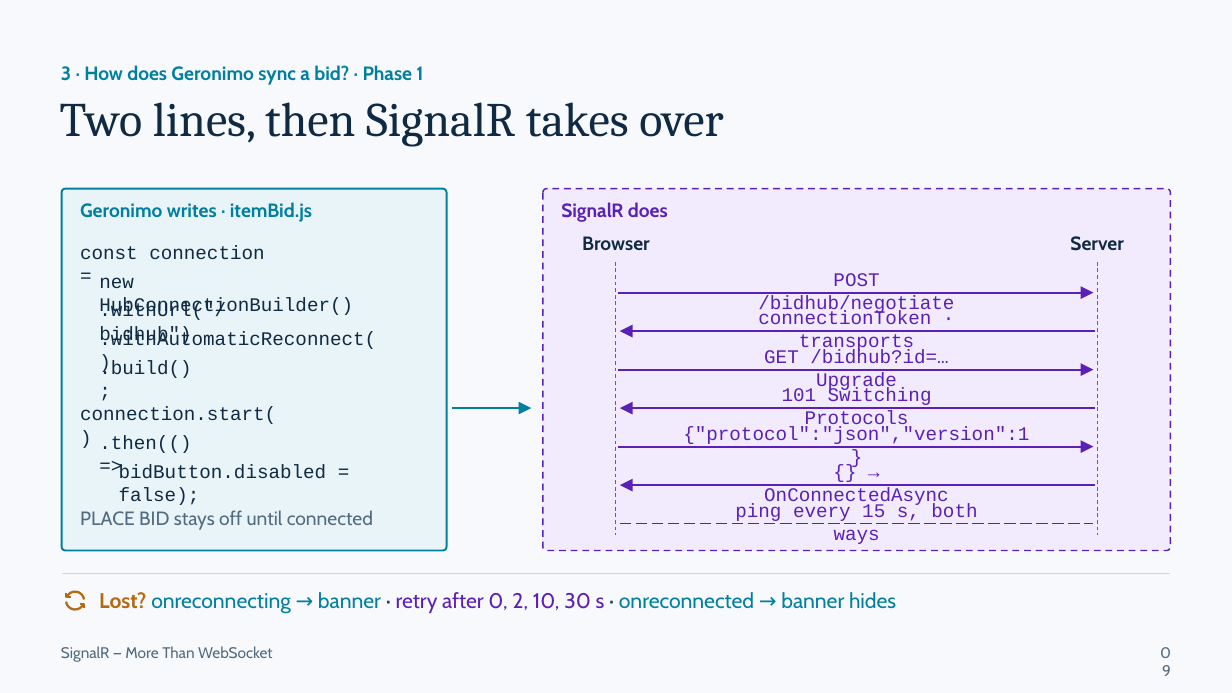
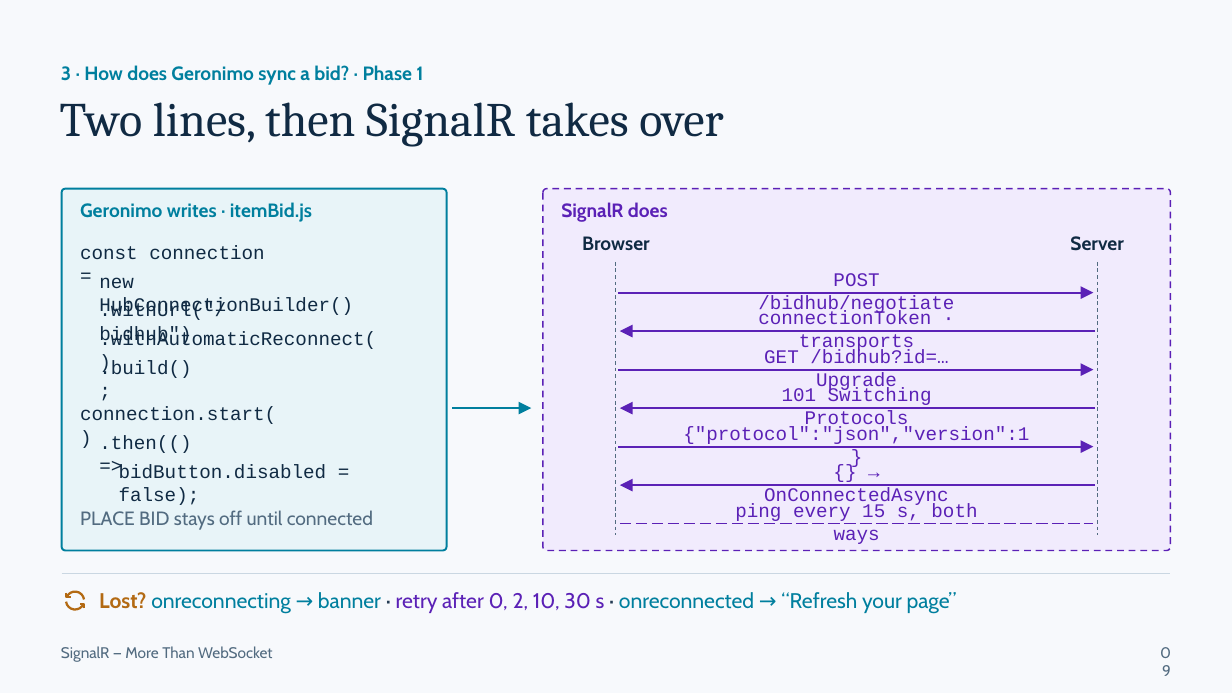
Before and after one commit to Daniiislo/TechSharing, a slide deck: slide 9 of SignalR/presentation/SignalR - More Than WebSocket.pptx. Drawn at 1232x693 pixels with LibreOffice and Linux fonts; fonts in the diff are those of the drawing. Boxes give left, top, right and bottom in pixels: in the first picture for what was removed or moved away, otherwise in the second. Text is boxed around its words. In the diff, an @@ line names an element or a change of style, - is before the commit and + after.

```diff
--- a/SignalR/presentation/SignalR - More Than WebSocket.pptx
+++ b/SignalR/presentation/SignalR - More Than WebSocket.pptx
@@ text at [99, 592, 957, 614]: text changed @@
-Lost? onreconnecting → banner · retry after 0, 2, 10, 30 s · onreconnected → banner hides
+Lost? onreconnecting → banner · retry after 0, 2, 10, 30 s · onreconnected → “Refresh your page”
```
Also in this commit, not shown: 30 other files.
